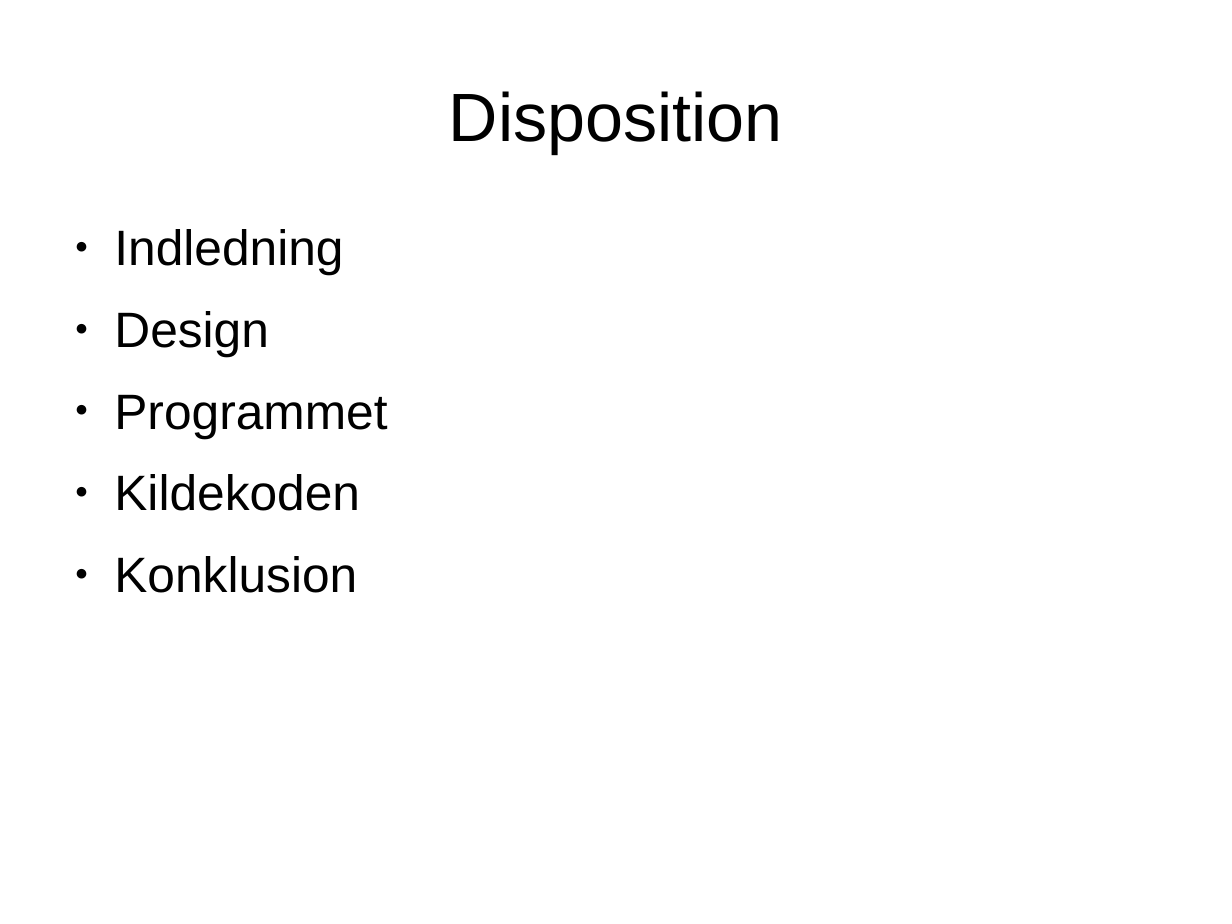
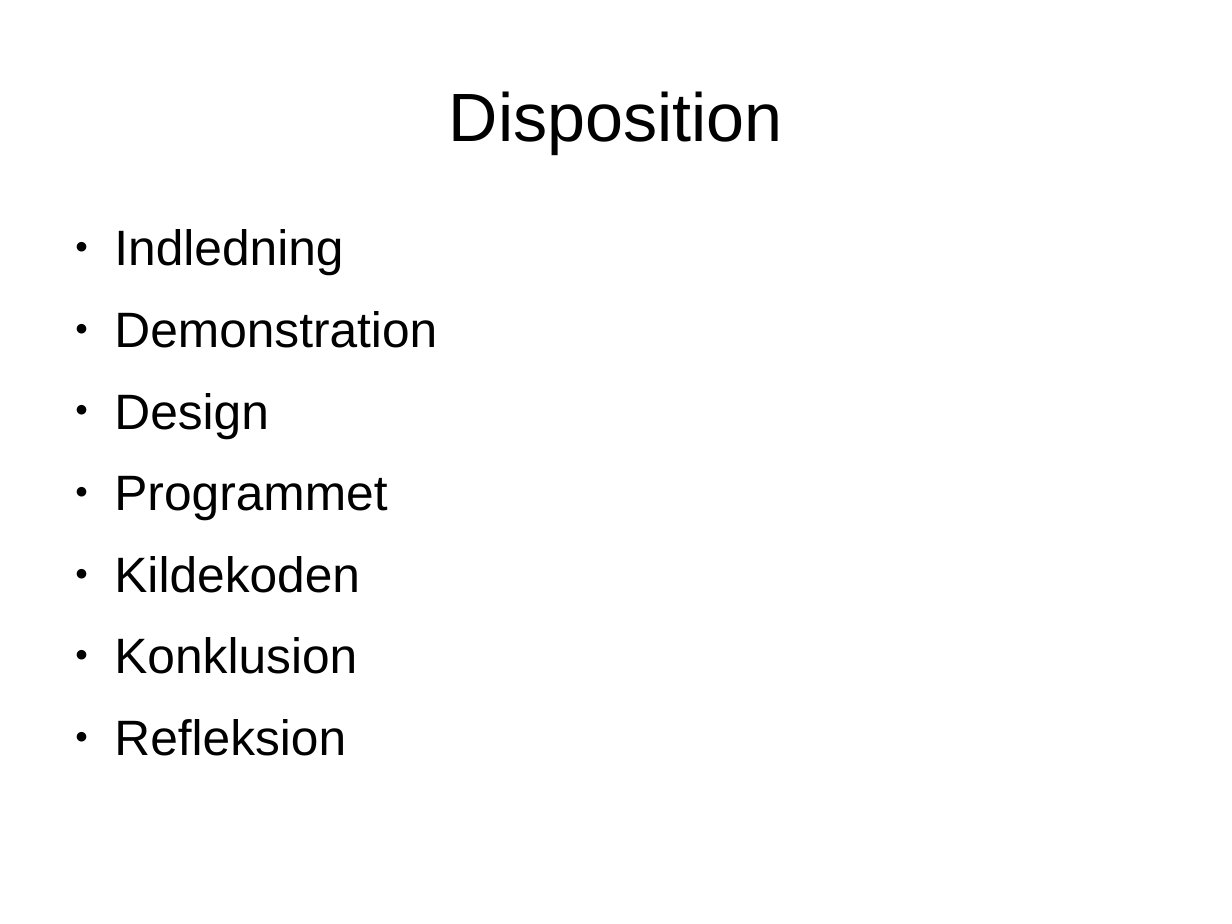
Before and after one commit to KnightOfLastDawn/it_programmering_eksamensprojekt, a slide deck: slide 2 of praesentationen_it__eksamen.odp. Drawn at 1232x924 pixels with LibreOffice and Linux fonts; fonts in the diff are those of the drawing; background and template pictures are left out. Boxes give left, top, right and bottom in pixels: in the first picture for what was removed or moved away, otherwise in the second. Text is boxed around its words. In the diff, an @@ line names an element or a change of style, - is before the commit and + after.

Commit message:
update of presentation

```diff
--- a/praesentationen_it__eksamen.odp
+++ b/praesentationen_it__eksamen.odp
@@ text at [114, 311, 437, 348]: paragraph added @@
+● Demonstration
@@ text at [114, 719, 346, 756]: paragraph added @@
+● Refleksion
```
Also in this commit, not shown: 1 slide added, 1 other file.
